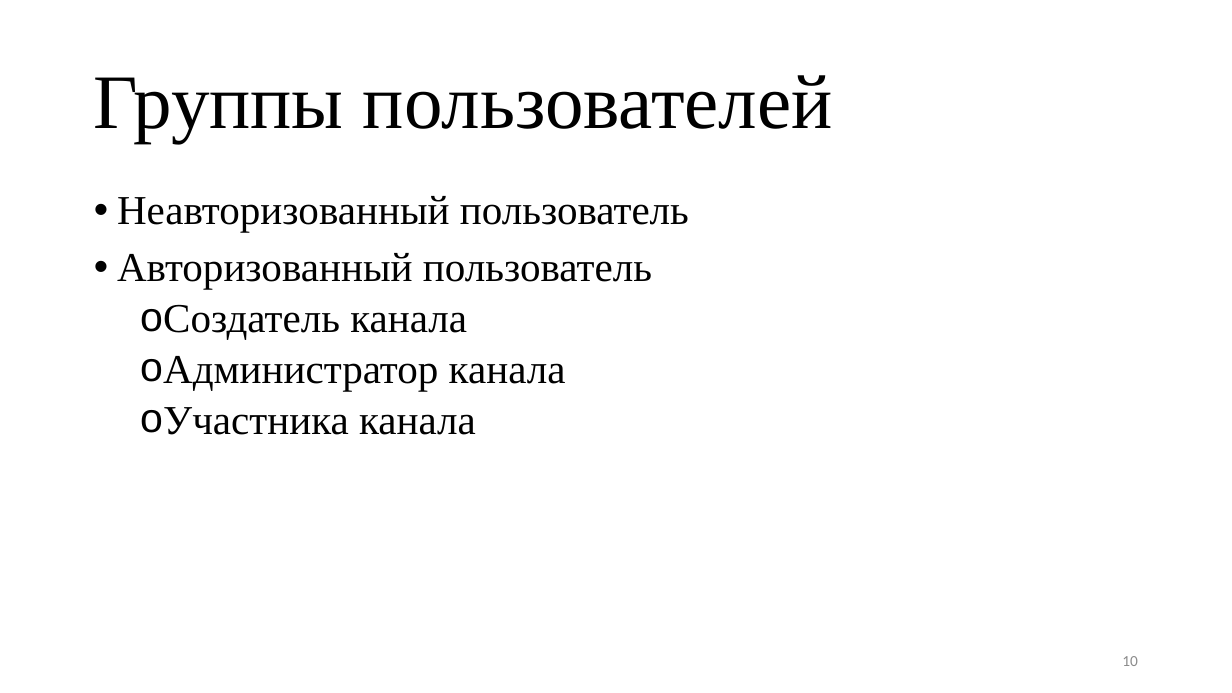
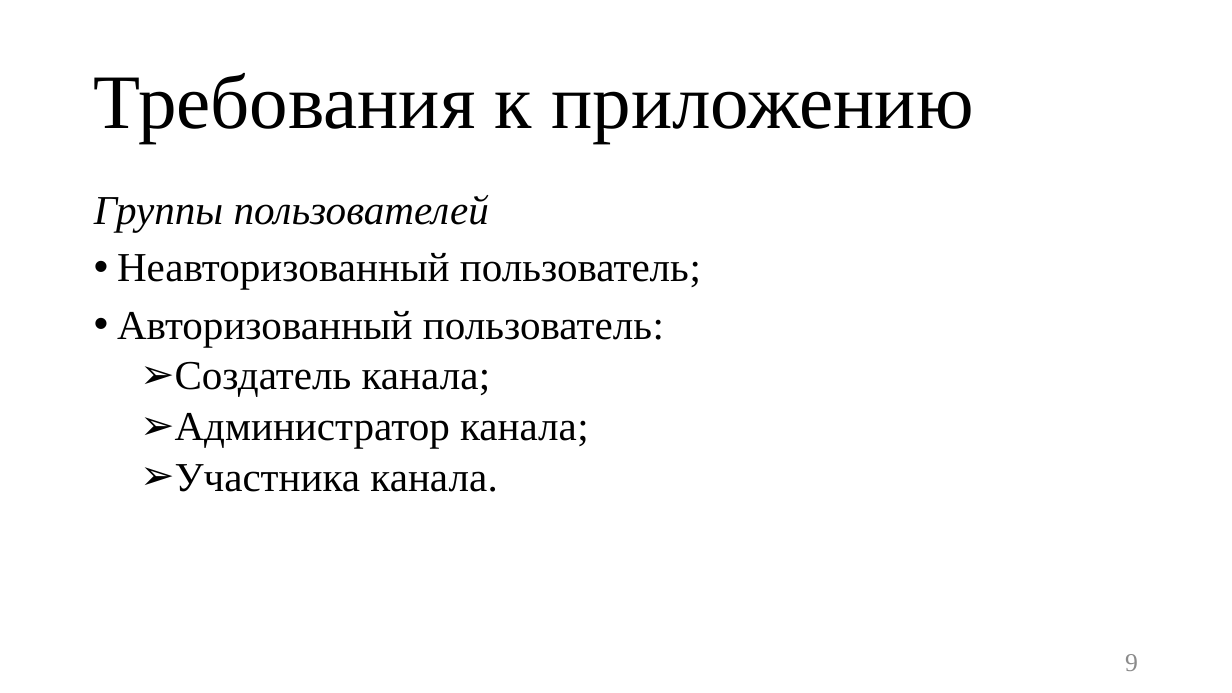
Before and after one commit to TouristTokyo/messenger_project, a slide deck: slide 9 of Documents/Презентация.pptx (slide 10 before the commit). Drawn at 1232x693 pixels with LibreOffice and Linux fonts; fonts in the diff are those of the drawing. Boxes give left, top, right and bottom in pixels: in the first picture for what was removed or moved away, otherwise in the second. Text is boxed around its words. In the diff, an @@ line names an element or a change of style, - is before the commit and + after.

```diff
--- a/Documents/Презентация.pptx
+++ b/Documents/Презентация.pptx
@@ title at bbox=[94, 73, 973, 143]: text changed @@
-Группы пользователей
+Требования к приложению
@@ text at bbox=[94, 195, 701, 492]: text changed @@
-• Неавторизованный пользователь
-• Авторизованный пользователь
-  o Создатель канала
-  o Администратор канала
-  o Участника канала
+Группы пользователей
+• Неавторизованный пользователь;
+• Авторизованный пользователь:
+  ➢ Создатель канала;
+  ➢ Администратор канала;
+  ➢ Участника канала.
@@ page number at bbox=[1125, 654, 1138, 671]: text changed; size 12 to 20 pt; font Calibri to Times New Roman @@
-10
+9
```
Also in this commit, not shown: 9 other slides changed, 12 slides added, 2 slides removed, 1 other file.
